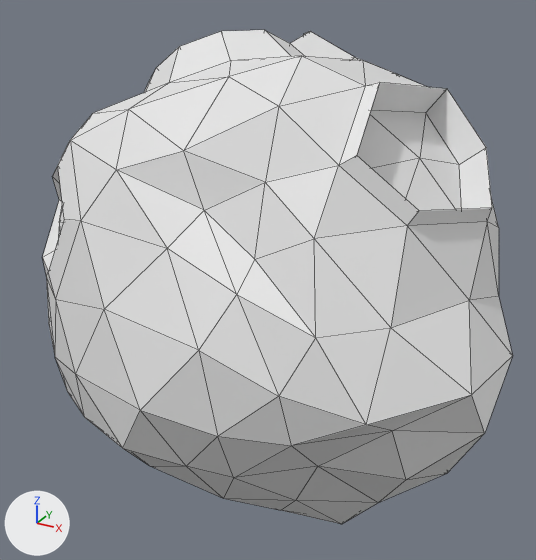
The FBX model Assets/meshes/turret3.fbx as it was, and as the next commit left it.
Rendered twice from a camera (50 mm lens) standing at (5.71, -8.33, 6.13) and looking at (-1.1, 4.03, -0.05). Lighting does not change. The marker at lower left points along +X, +Y and +Z. Mesh edges are drawn as thin lines.
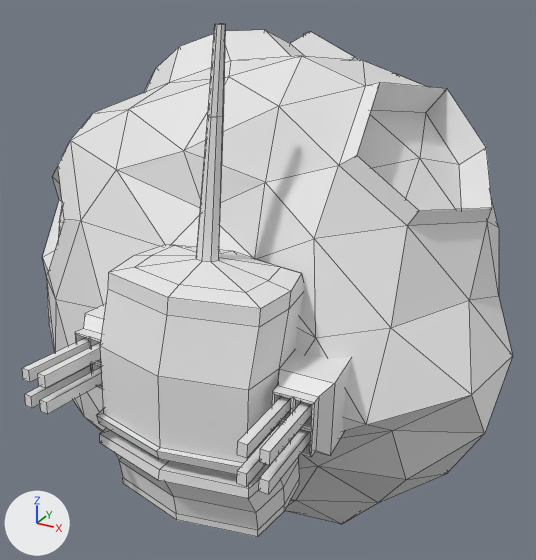
Where the change shows, as pixel boxes (x1, y1, x2, y2) in the pictures (536 x 560 px):
```json
{"object": "Icosphere", "change": "reshaped", "before": [43, 30, 513, 524], "after": [22, 24, 513, 537]}
{"part": 1, "of": "me_icosphere", "change": "added", "after": [22, 24, 351, 537]}
```

The change, as JSON lines over the scene's bpy script:
```json
{"block": "me_icosphere", "where": "# used by ob_icosphere; location = (0.0, 3.93, 0.0)"}
{"op": "remove", "block": "me_icosphere", "code": "me_icosphere.from_pydata(...)  # 222 vertices, 380 faces; spans x -5.82..4.07, y -4.02..6.22, z -5.19..4.78"}
{"op": "add", "block": "me_icosphere", "code": "me_icosphere.from_pydata(...)  # 510 vertices, 658 faces; spans x -5.82..4.07, y -5.69..6.22, z -5.19..5.25"}
{"block": "me_icosphere", "change": "me_icosphere part 1: a new loose piece of 288 vertices spanning x -2.25..2.25, y -5.69..-2.8, z -2.03..5.25"}
```
